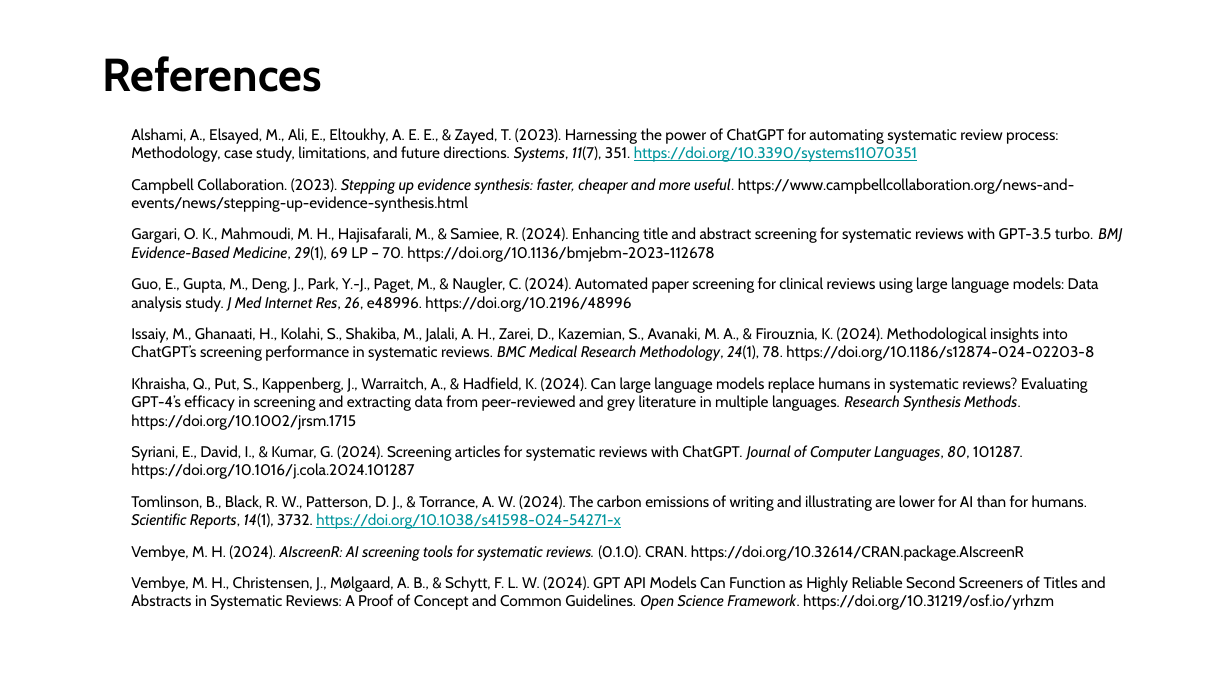
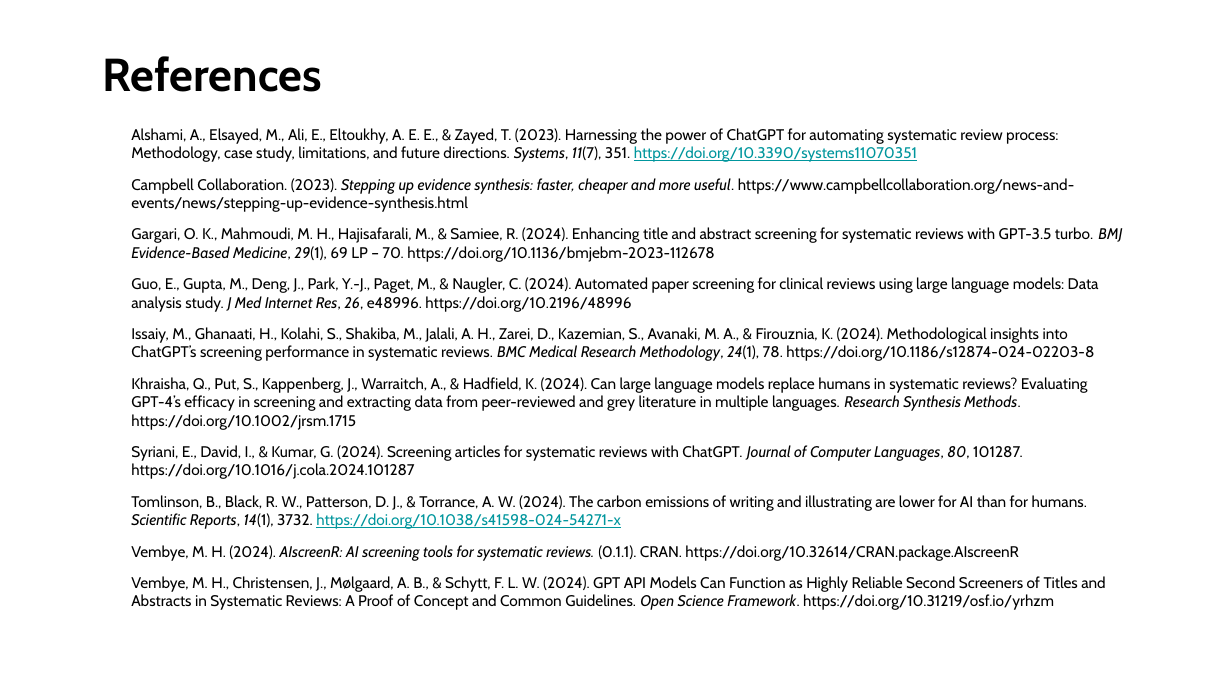
Before and after one commit to MikkelVembye/SR-Network-Presentation, a slide deck: slide 12 of Brug af GPT API modeller til at screene.pptx. Drawn at 1232x693 pixels with LibreOffice and Linux fonts; fonts in the diff are those of the drawing; background and template pictures are left out. Boxes give left, top, right and bottom in pixels: in the first picture for what was removed or moved away, otherwise in the second. Text is boxed around its words. In the diff, an @@ line names an element or a change of style, - is before the commit and + after.

```diff
--- a/Brug af GPT API modeller til at screene.pptx
+++ b/Brug af GPT API modeller til at screene.pptx
@@ text at box(131, 545, 1018, 561): text changed @@
-• Vembye, M. H. (2024). AIscreenR: AI screening tools for systematic reviews. (0.1.0). CRAN. https://doi.org/10.32614/CRAN.package.AIscreenR
+• Vembye, M. H. (2024). AIscreenR: AI screening tools for systematic reviews. (0.1.1). CRAN. https://doi.org/10.32614/CRAN.package.AIscreenR
```
Also in this commit, not shown: 2 other slides changed, 1 other file.
